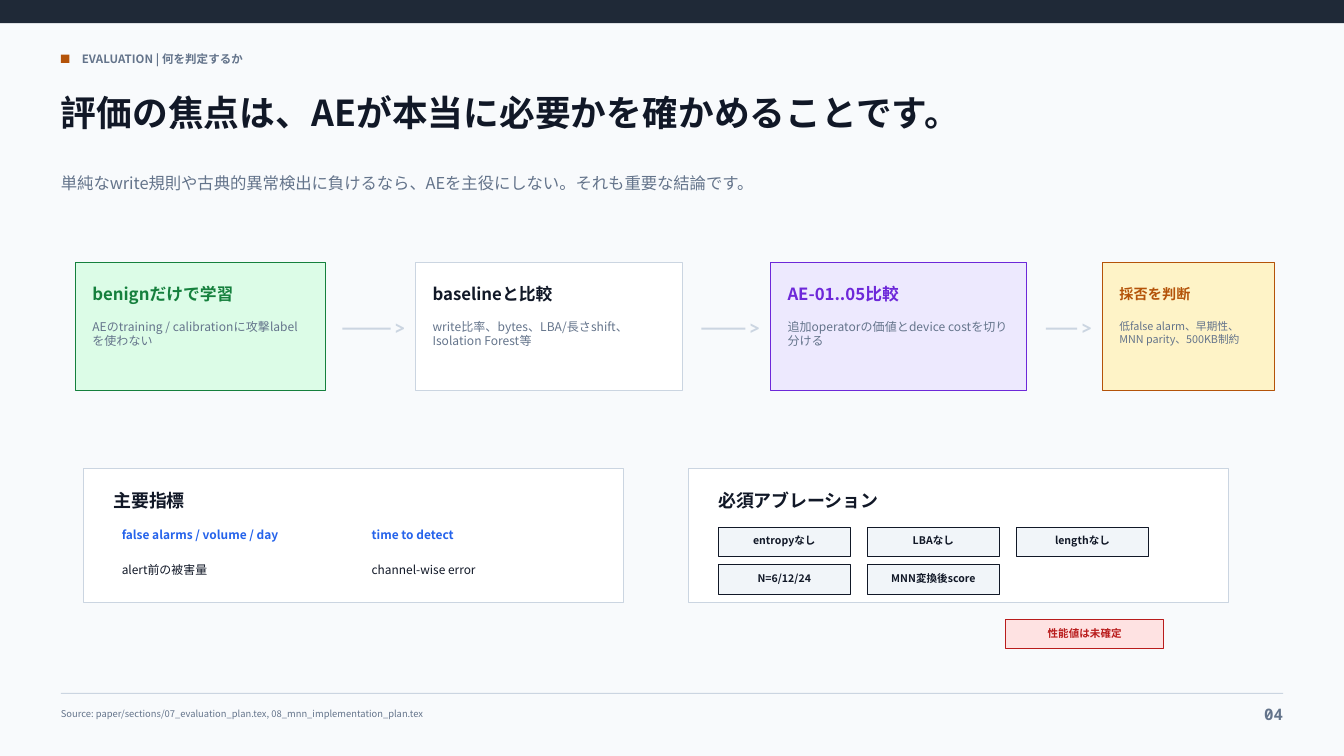
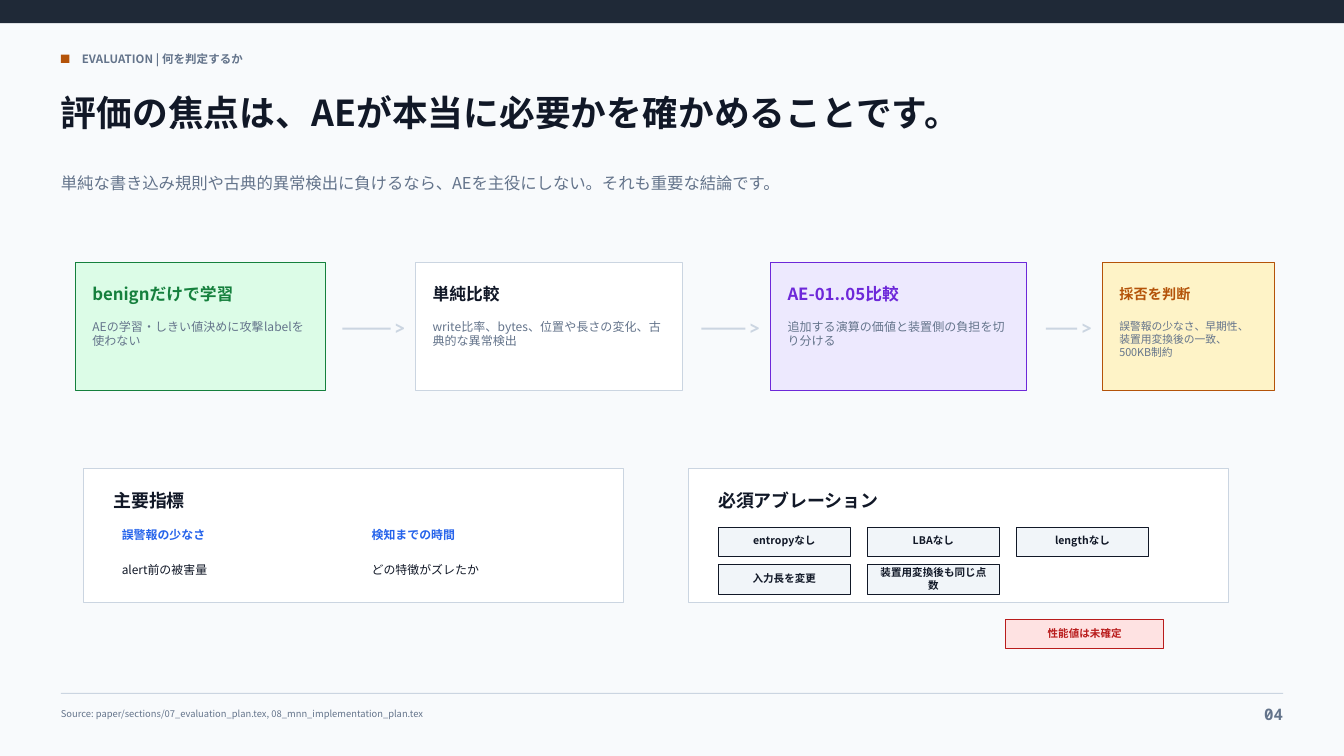
Before and after one commit to t0m0h1r0/research-anomaly, a slide deck: slide 4 of paper/presentations/storage_embedded_ransomware_sponsor_brief.pptx. Drawn at 1344x756 pixels with LibreOffice and Linux fonts; fonts in the diff are those of the drawing. Boxes give left, top, right and bottom in pixels: in the first picture for what was removed or moved away, otherwise in the second. Text is boxed around its words. In the diff, an @@ line names an element or a change of style, - is before the commit and + after.

```diff
--- a/paper/presentations/storage_embedded_ransomware_sponsor_brief.pptx
+++ b/paper/presentations/storage_embedded_ransomware_sponsor_brief.pptx
@@ text at <box>61,175,780,191</box>: text changed @@
-単純なwrite規則や古典的異常検出に負けるなら、AEを主役にしない。それも重要な結論です。
+単純な書き込み規則や古典的異常検出に負けるなら、AEを主役にしない。それも重要な結論です。
@@ text at <box>433,285,500,302</box>: text changed @@
-baselineと比較
+単純比較
@@ text at <box>92,321,304,332</box>: text changed @@
-AEのtraining / calibrationに攻撃labelを使わない
+AEの学習・しきい値決めに攻撃labelを使わない
@@ text at <box>433,321,661,346</box>: text changed @@
-write比率、bytes、LBA/長さshift、Isolation Forest等
+write比率、bytes、位置や長さの変化、古典的な異常検出
@@ text at <box>788,321,1005,346</box>: text changed @@
-追加operatorの価値とdevice costを切り分ける
+追加する演算の価値と装置側の負担を切り分ける
@@ text at <box>1119,321,1248,357</box>: text changed @@
-低false alarm、早期性、MNN parity、500KB制約
+誤警報の少なさ、早期性、装置用変換後の一致、500KB制約
@@ text at <box>122,529,205,540</box>: text changed @@
-false alarms / volume / day
+誤警報の少なさ
@@ text at <box>372,529,455,540</box>: text changed @@
-time to detect
+検知までの時間
@@ text at <box>372,564,479,575</box>: text changed @@
-channel-wise error
+どの特徴がズレたか
@@ text at <box>880,567,986,592</box>: text changed @@
-MNN変換後score
+装置用変換後も同じ点数
@@ text at <box>753,573,816,583</box>: text changed @@
-N=6/12/24
+入力長を変更
```
Also in this commit, not shown: 1 other slide changed, 2 other files.
